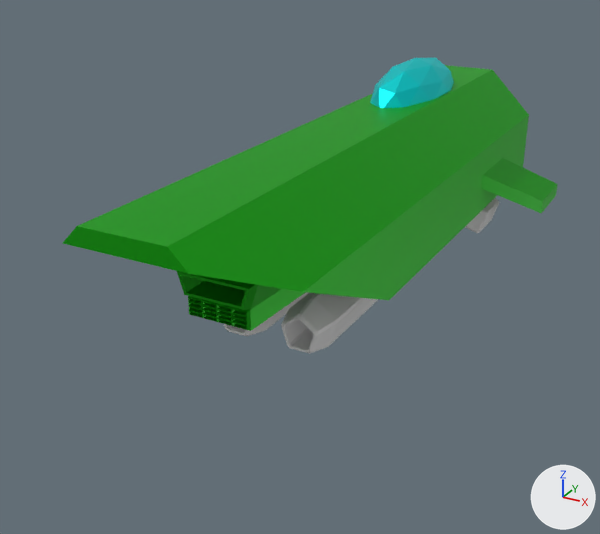
What one commit did to the FBX model Assets/Ships/PlayerShips/ShipA.fbx.
One viewpoint serves both versions: a 50 mm camera at (3.51, -9.94, 2.95) aimed at (-0.31, -3.0, -0.53). Lighting does not change. The marker at lower right points along +X, +Y and +Z. Where no turn or scale is listed for an object, it has been applied to the vertices. Vertices at the same position are counted once.

The first picture shows 'Barrel', 'Body', 'Cockpit'.
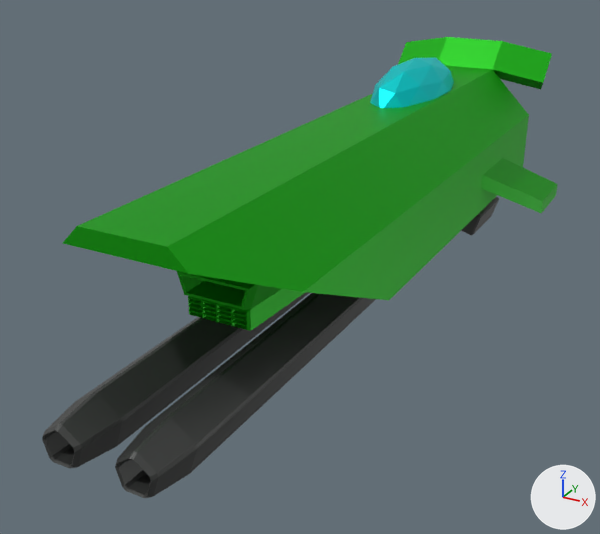
Where the newer file only moved an object's origin or applied its transform, the numbers keep the older frame.

Changed parts and their boxes [x1, y1, x2, y2] in the pictures (600 x 534 px; the box of a moved part takes in the faces that stretch with it):
'Body', reshaped (10% taller)
    before: [63, 65, 558, 331]
    after: [63, 37, 558, 331]
'Barrel', recoloured, reshaped, moved, turned, rescaled
    before: [224, 198, 500, 353]
    after: [42, 197, 499, 498]
part 1 of me_cylinder_002, moved or reshaped
    before: [224, 292, 308, 336]
    after: [42, 292, 309, 468]
part 2 of me_cylinder_002, moved or reshaped
    before: [281, 198, 500, 353]
    after: [115, 197, 499, 498]
part 3 of me_cylinder, built on
    after: [398, 37, 552, 90]

Diff of the bpy script that builds the scene:
```diff
--- a/Assets/Ships/PlayerShips/ShipA.fbx.py
+++ b/Assets/Ships/PlayerShips/ShipA.fbx.py
@@ mat_material_003 @@
 mat_material_003 = principled_material('Material.003')
-mat_material_003.base_color = (0.8, 0.8, 0.8)  # white #e7e7e7
+mat_material_003.base_color = (0.0659, 0.0692, 0.0667)  # dark grey #494a49
 mat_material_003.roughness = 0.4
@@ me_cylinder_002 @@
 me_cylinder_002.from_pydata(...)  # 231 vertices, 242 faces; spans x -1.9..4.4, y -1.1..1.0, z -1.8..15.5
 # used by ob_barrel; location = (-0.33, 0.0, -0.6); rotation_euler = (1.571, 0.0, 0.0), in degrees (90, 0, 0); scale = (0.271, 0.271, 0.271)
+# me_cylinder_002 part 1: the loose piece of 116 vertices spanning x -1.9..0.9, y -1.1..1.0, z -1.8..15.5 is turned -90 degrees about the x axis through the mesh origin and scaled by 100
+# me_cylinder_002 part 2: the loose piece of 115 vertices spanning x 1.5..4.4, y -1.1..1.0, z -1.8..15.5 is turned -90 degrees about the x axis through its middle and scaled by 100, then moved by (312.0, 687.4, 0.4)
 me_cylinder_002.materials.append(mat_material_003)
@@ me_cylinder @@
 # used by ob_body; location = (0.0, 0.0, 0.0)
-me_cylinder.from_pydata(...)  # 279 vertices, 254 faces; spans x -1.41..1.41, y -6.02..1.13, z -0.65..0.92
+me_cylinder.from_pydata(...)  # 291 vertices, 266 faces; spans x -1.41..1.41, y -6.02..1.57, z -0.65..1.25
+# me_cylinder part 3
+# 1 face is deleted
+# 12 vertices are added at x -1.03..1.03, y 1.13..1.57, z 0.68..1.25
+# 13 new faces join them
 me_cylinder.materials.append(mat_material_002)
@@ ob_barrel @@
 ob_barrel = bpy.data.objects.new('Barrel', me_cylinder_002)
-ob_barrel.location = (-0.33, 0.0, -0.6)
-ob_barrel.rotation_euler = (1.571, 0.0, 0.0)  # degrees (90, 0, 0)
-ob_barrel.scale = (0.271, 0.271, 0.271)
+ob_barrel.location = (-0.33, -0.03, -0.6)
+ob_barrel.rotation_euler = (-3.142, 0.0, 0.0)  # degrees (-180, 0, 0)
+ob_barrel.scale = (0.00251, 0.00416, 0.00251)
```
